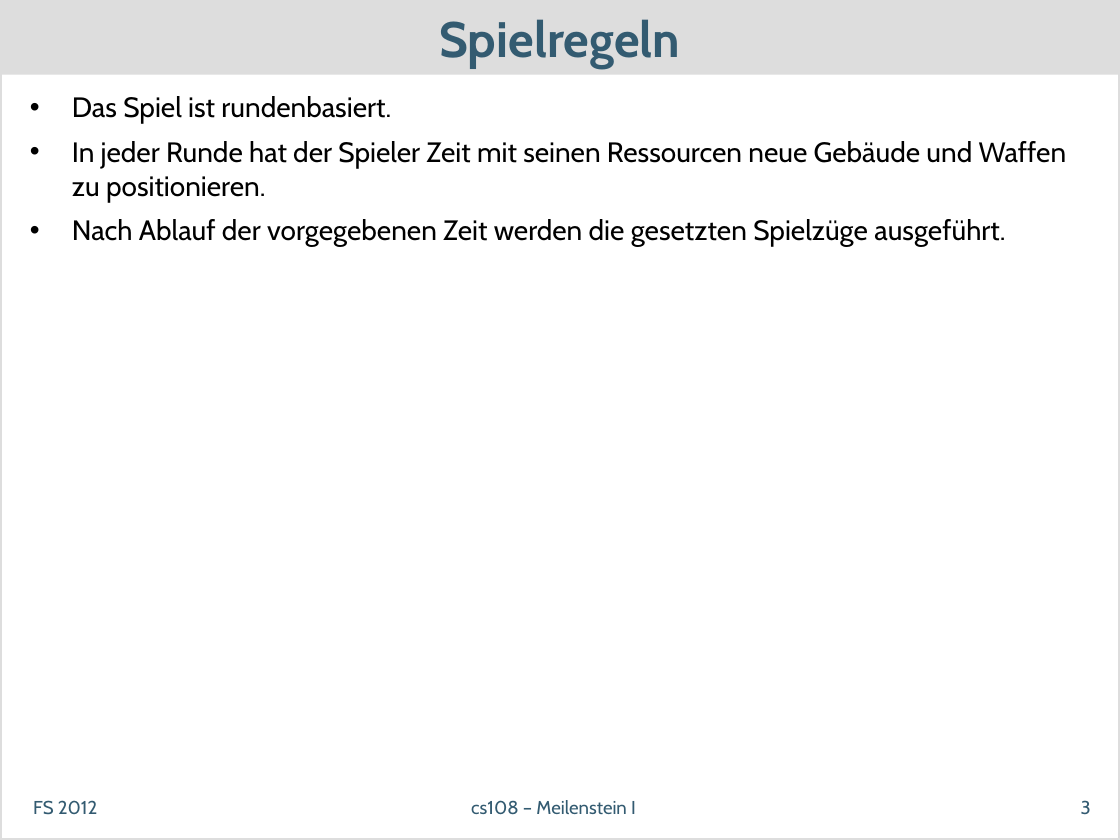
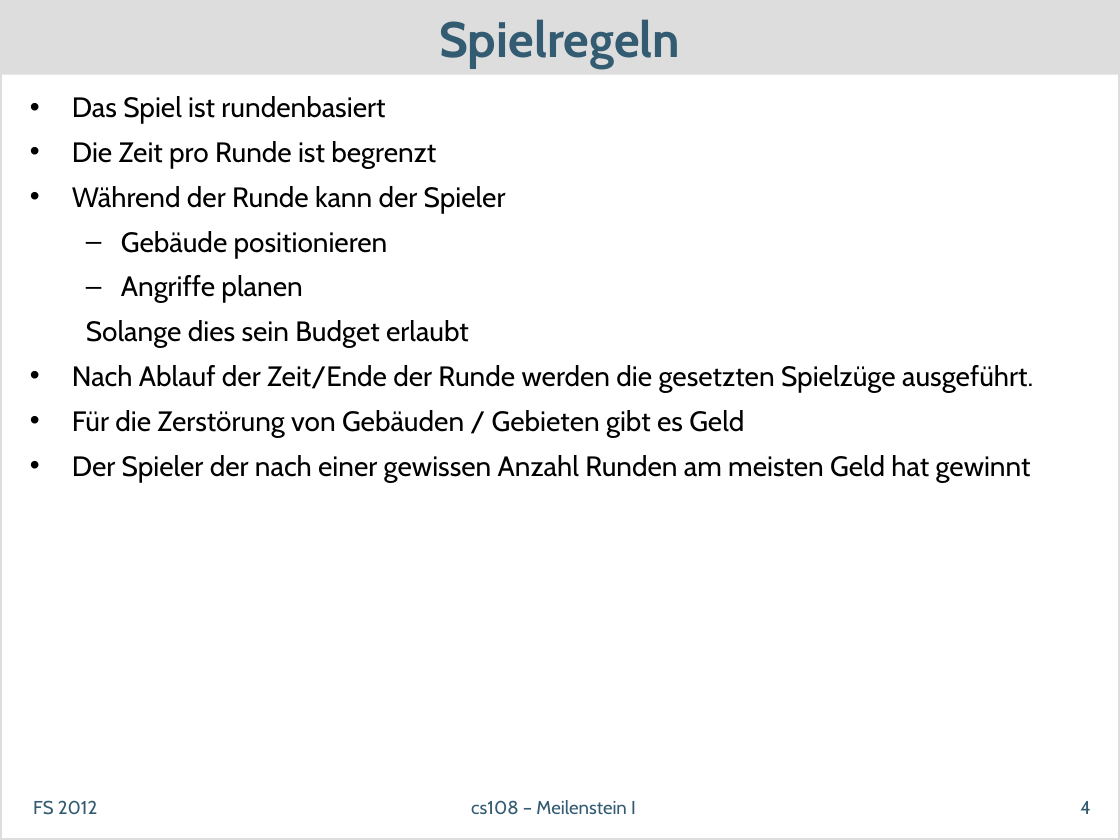
Before and after one commit to dihydrogenmonoxide/CS108, a slide deck: slide 4 of presentations/meilenstein1_v1.pptx (slide 3 before the commit). Drawn at 1120x840 pixels with LibreOffice and Linux fonts; fonts in the diff are those of the drawing. Boxes give left, top, right and bottom in pixels: in the first picture for what was removed or moved away, otherwise in the second. Text is boxed around its words. In the diff, an @@ line names an element or a change of style, - is before the commit and + after.

Commit message:
presentation

```diff
--- a/presentations/meilenstein1_v1.pptx
+++ b/presentations/meilenstein1_v1.pptx
@@ text at (72,96,1033,482): text changed @@
-• Das Spiel ist rundenbasiert.
-• In jeder Runde hat der Spieler Zeit mit seinen Ressourcen neue Gebäude und Waffen zu positionieren.
-• Nach Ablauf der vorgegebenen Zeit werden die gesetzten Spielzüge ausgeführt.
+• Das Spiel ist rundenbasiert
+• Die Zeit pro Runde ist begrenzt
+• Während der Runde kann der Spieler
+  – Gebäude positionieren
+  – Angriffe planen
+  Solange dies sein Budget erlaubt
+• Nach Ablauf der Zeit/Ende der Runde werden die gesetzten Spielzüge ausgeführt.
+• Für die Zerstörung von Gebäuden / Gebieten gibt es Geld
+• Der Spieler der nach einer gewissen Anzahl Runden am meisten Geld hat gewinnt
@@ page number at (1080,801,1090,814): text changed @@
-3
+4
```
Also in this commit, not shown: 6 other slides changed, 1 slide added.
